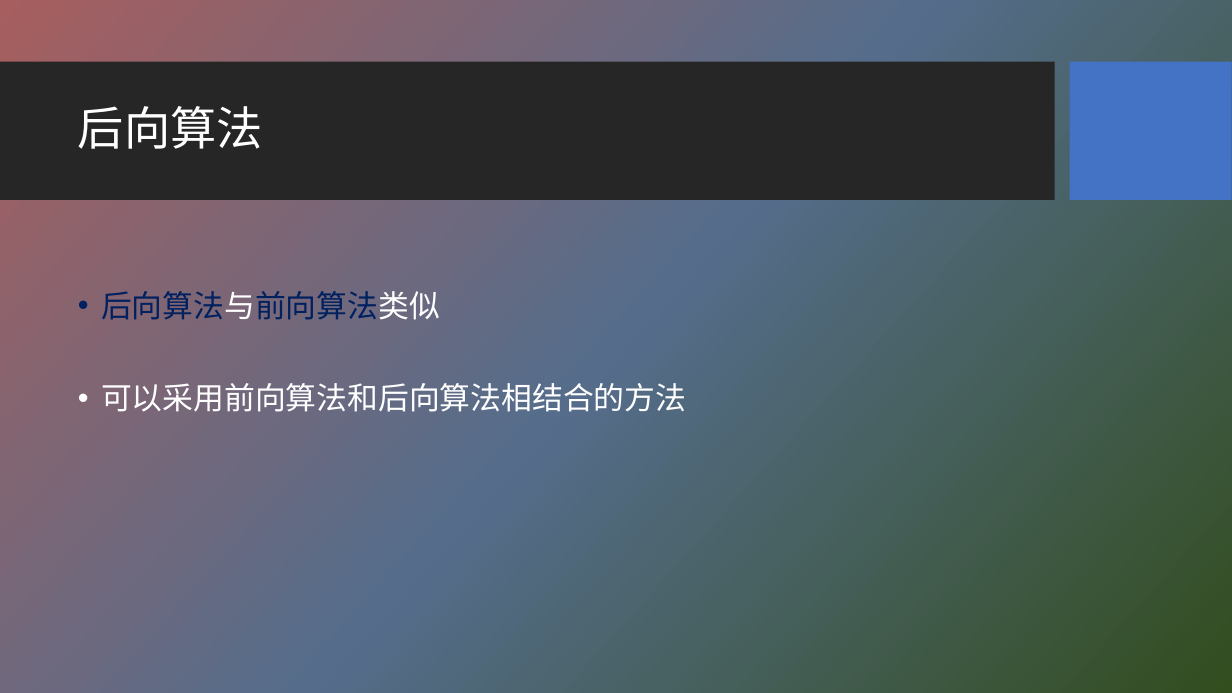
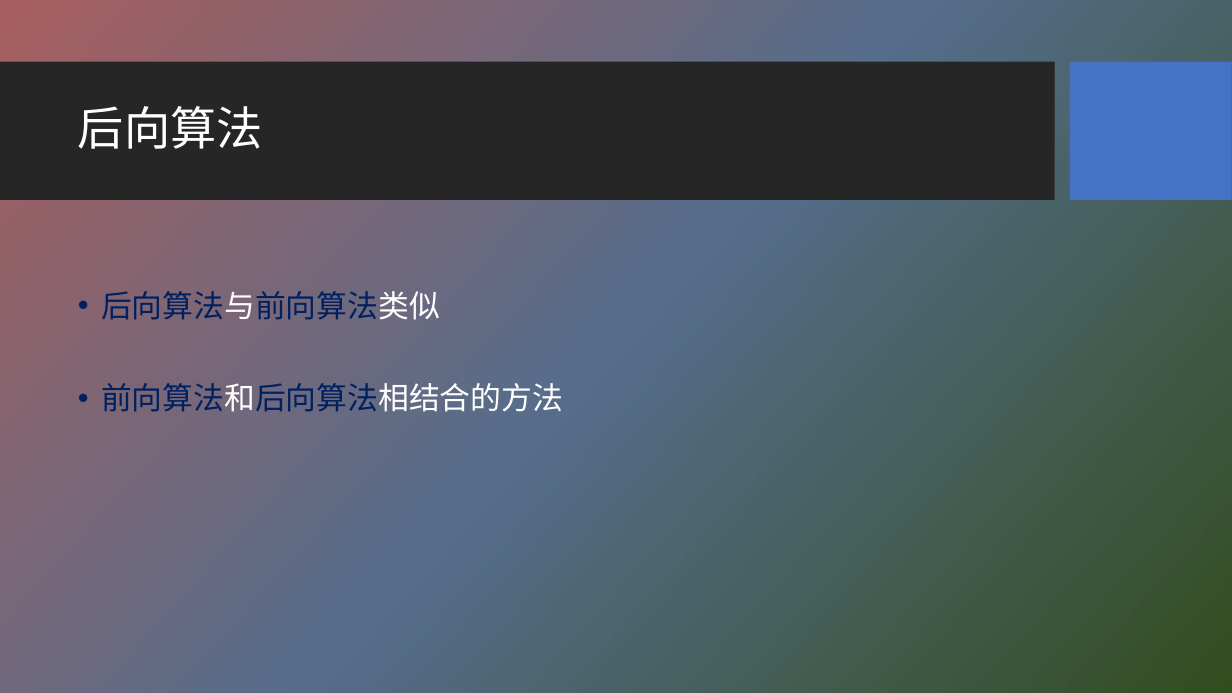
Before and after one commit to HBU/NLP_PPT, a slide deck: slide 19 of PPT-2020/ch04 隐马尔科夫模型.pptx. Drawn at 1232x693 pixels with LibreOffice and Linux fonts; fonts in the diff are those of the drawing; background and template pictures are left out. Boxes give left, top, right and bottom in pixels: in the first picture for what was removed or moved away, otherwise in the second. Text is boxed around its words. In the diff, an @@ line names an element or a change of style, - is before the commit and + after.

```diff
--- a/PPT-2020/ch04 隐马尔科夫模型.pptx
+++ b/PPT-2020/ch04 隐马尔科夫模型.pptx
@@ text at <box>101,383,563,412</box>: text changed; text colour #FFFFFF to #002060 @@
-• 可以采用前向算法和后向算法相结合的方法
+• 前向算法和后向算法相结合的方法
```
Also in this commit, not shown: 19 other slides changed.
